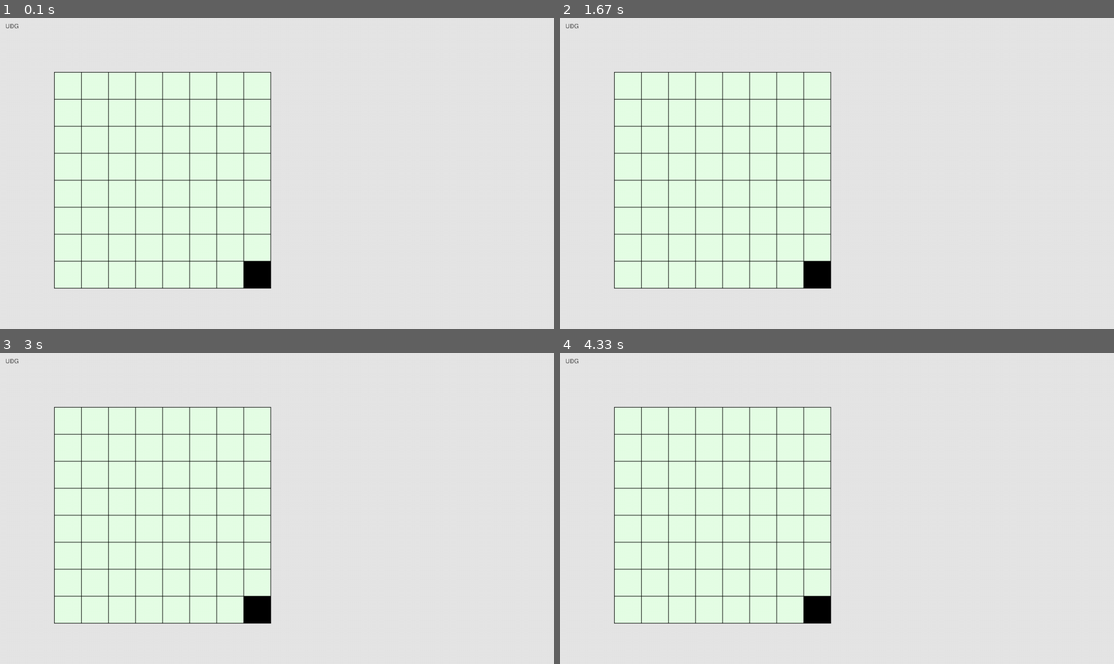
Above: before the commit, frames 1-4 (two rows, left to right).
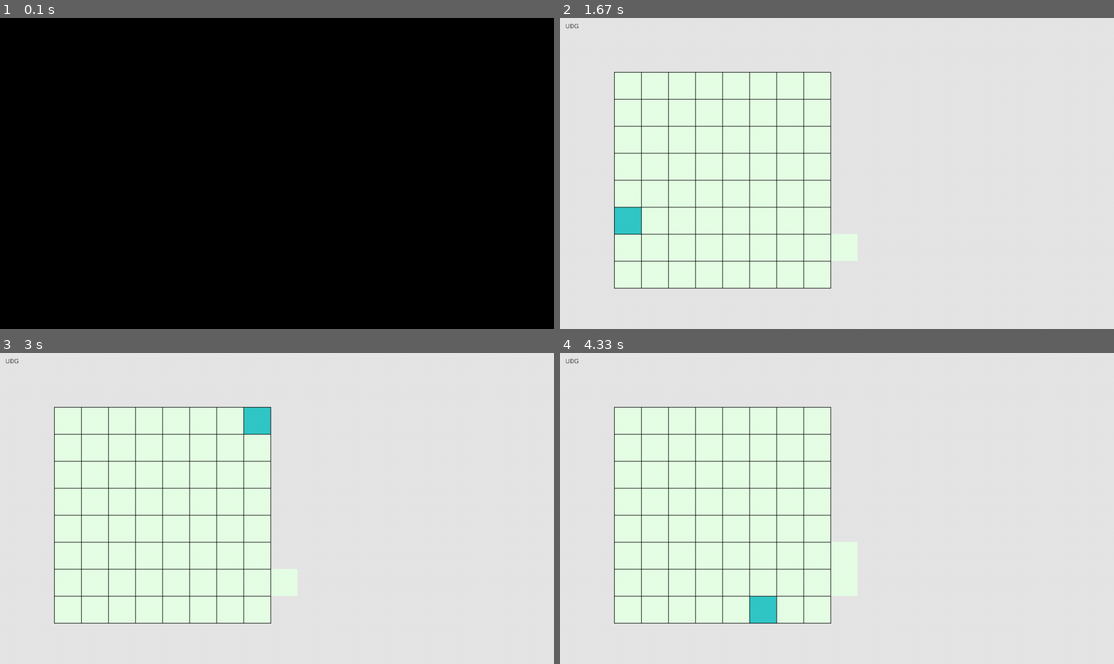
Above: after the commit, the same moments.

Repository: rodrigodub/Output
Game: pygame game, started from ProgramacaoDeJogos/UDG.py
Same seed, same stepped clock (60 frames per second), same inputs: the game is played once before the commit and once after it.
Inputs:
- Up to frame 1 (0.1 s): no input
- Up to frame 2 (1.67 s): hold Right 0.33-0.8 s; hold Up 0.83-1.13 s; hold Right 1.17-1.63 s
- Up to frame 3 (3 s): hold Left 1.67-2.2 s; hold Down 2.23-2.53 s; hold Left 2.57-2.97 s
- Up to frame 4 (4.33 s): hold Up 3-3.37 s; hold Right 3.4-4.03 s; hold Down from 4.07 s (still down)

The runs differ from the first frame. In frame 1, 100% of the frame differs, in the area x 0-100%, y 0-100%; in frame 2, 1.2%; in frame 3, 1.2%; in frame 4, 1.7%.

Commit message:
UDG: moving cursor in the grid
# v2.129
# 20180204

Diff:
--- a/ProgramacaoDeJogos/UDG.py
+++ b/ProgramacaoDeJogos/UDG.py
@@ -6,7 +6,7 @@
 # Usage:
 # > python3 UDG.py
 #
-# v2.128
+# v2.129
 # 20180204
 #################################################
 __author__ = 'Rodrigo Nobrega'
@@ -66,12 +66,14 @@
     """This is the large scale grid"""
     def __init__(self):
         self.array = np.zeros((8, 8))
-        self.array[7, 7] = 1
+        #self.array[7, 7] = 1
 
-    def drawgrid(self, scr):
+    def drawpixels(self, scr):
         for i in range(0, 8):
             for j in range(0, 8):
                 pygame.draw.rect(scr.display, self.pixelcolor(j, i), ((i*50)+100, (j*50)+100, 50, 50), 0)
+
+    def drawgrid(self, scr):
         for i in range(100, 550, 50):
             pygame.draw.line(scr.display, (0, 0, 0), (i, 100), (i, 500))
             pygame.draw.line(scr.display, (0, 0, 0), (100, i), (500, i))
@@ -83,9 +85,51 @@
             return (0, 0, 0)
 
 
+# the cursor
+class Cursor(object):
+    def __init__(self):
+        self.pos = [0, 0]
+        self.posprev = [0, 0]
+        self.size = [(50, 50), (75, 50)]
+
+    def move(self):
+        keys = pygame.key.get_pressed()
+        if keys[K_UP]:
+            self.posprev[1] = self.pos[1]
+            self.pos[1] -= 1
+            if self.pos[1] < 0:
+                self.pos[1] = 7
+        if keys[K_DOWN]:
+            self.posprev[1] = self.pos[1]
+            self.pos[1] += 1
+            if self.pos[1] > 7:
+                self.pos[1] = 0
+        if keys[K_LEFT]:
+            self.posprev[0] = self.pos[0]
+            self.pos[0] -= 1
+            if self.pos[0] < 0:
+                self.pos[0] = 7
+        if keys[K_RIGHT]:
+            self.posprev[0] = self.pos[0]
+            self.pos[0] += 1
+            if self.pos[0] > 8:
+                self.pos[0] = 0
+
+    def draw(self, scr):
+        if self.pos[0] < 8:
+            pygame.draw.rect(scr.display, (230, 255, 230)
+                             , ((self.posprev[0] * 50 + 100), (self.posprev[1] * 50 + 100)
+                                , (self.size[0][0]), (self.size[0][1]))
+                             , 0)
+            pygame.draw.rect(scr.display, (50, 200, 200)
+                             , ((self.pos[0]*50 + 100), (self.pos[1]*50 + 100)
+                                , (self.size[0][0]), (self.size[0][1]))
+                             , 0)
+
+
 # event loop
-def eventloop(scr, fnt, clk, grd):
-    # arguments: scr=screen, fnt=font, clk=clock, grd=big grid
+def eventloop(scr, fnt, clk, grd, csr):
+    # arguments: scr=screen, fnt=font, clk=clock, grd=big grid, csr=cursor
     a = 1
     while a == 1:
         # quit gracefully
@@ -93,10 +137,15 @@
             if event.type == pygame.QUIT or pygame.key.get_pressed()[K_q]:
                 sys.exit()
         # measure time
-        clk.tick(60)
+        clk.tick(10)
         # write text
         # scr.display.blit(scr.image, (120, 5, 50, 30), (120, 5, 50, 30))
         scr.display.blit(writetext(fnt, 'UDG', (100, 100, 100)), (10, 10))
+        # draw pixels
+        grd.drawpixels(scr)
+        # draw cursor
+        csr.move()
+        csr.draw(scr)
         # draw grid
         grd.drawgrid(scr)
         # refresh display
@@ -116,9 +165,10 @@
     screen = Screen()
     # start the big grid
     grid = Grid()
-    #screen = Screen('background green 640x480.png')
+    # create cursor
+    cursor = Cursor()
     # start the event loop with tank moving right
-    eventloop(screen, font1, clock, grid)
+    eventloop(screen, font1, clock, grid, cursor)
 
 
 # execute main
